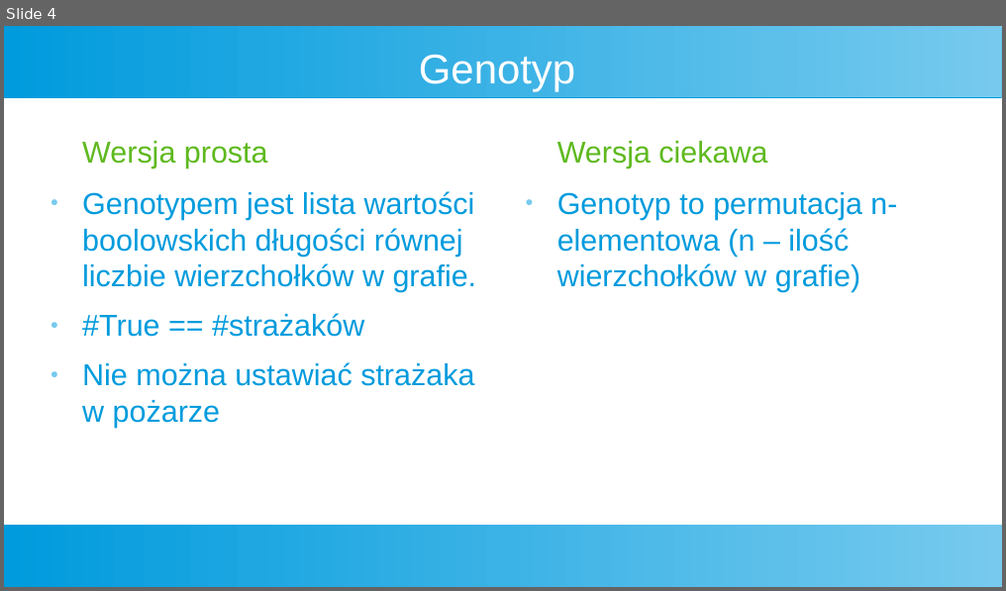
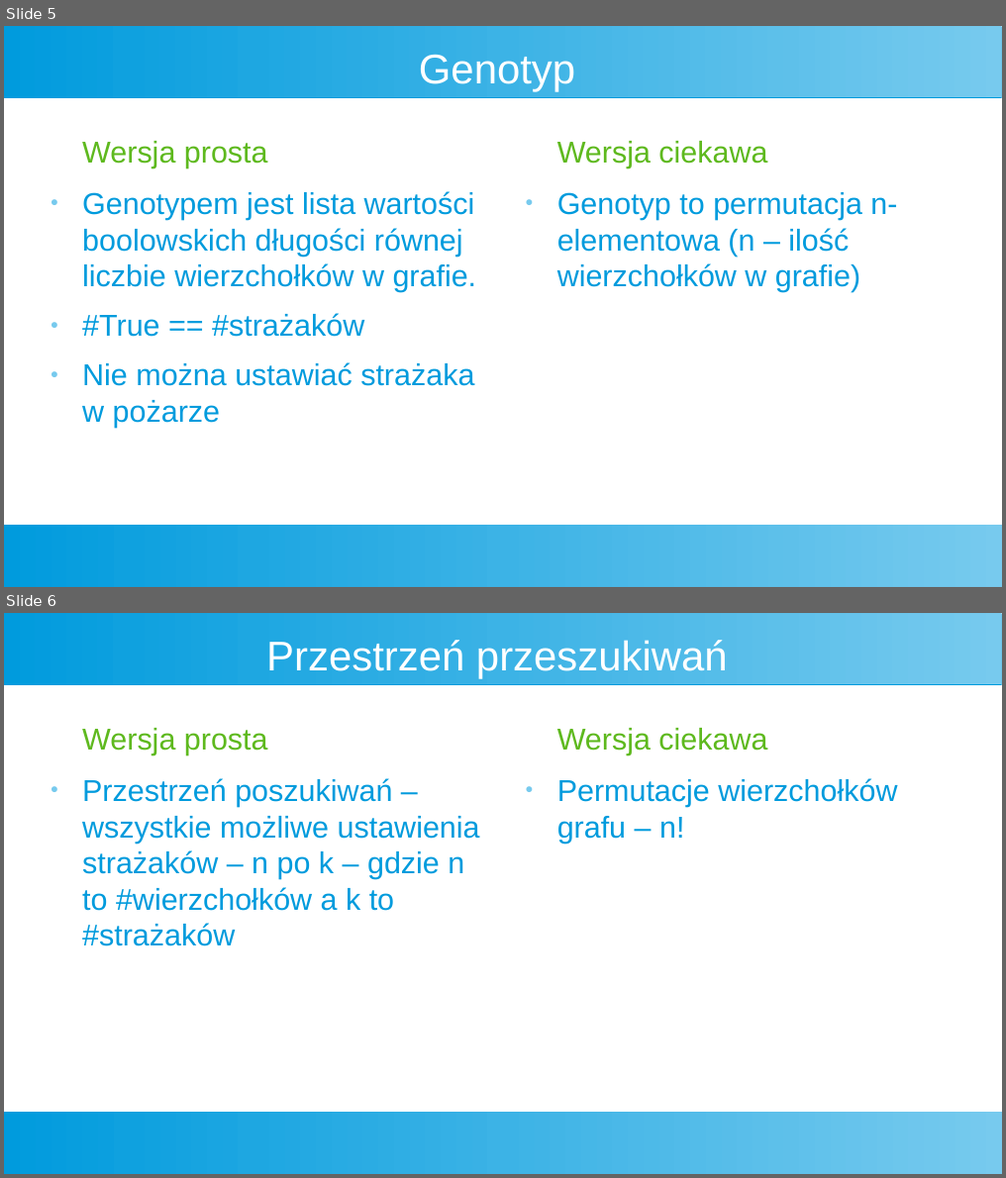
Before and after one commit to Kubapatoka/FiremanProblemEAProject, a slide deck: Prezentacja/Prez.odp. Shown one above the other, each under a label of ours: slide 4 before the commit, slides 5 and 6 after it. The pictures are 1006x591 and 1006x1178 pixels, drawn with LibreOffice and Linux fonts; fonts in the diff are those of the drawing. Boxes give left, top, right and bottom in pixels: in the first picture for what was removed or moved away, otherwise in the second. Text is boxed around its words. In the diff, an @@ line names an element or a change of style, - is before the commit and + after.

```diff
--- a/Prezentacja/Prez.odp
+++ b/Prezentacja/Prez.odp
@@ slide 6 added at [4, 613, 1002, 1174], background #FFFFFF; not listed: 2 template elements that a slide beside it also shows @@
@@ title added at [266, 640, 728, 679], 33 pt, text #FFFFFF @@
+Przestrzeń przeszukiwań
@@ text added at [82, 728, 268, 756], 24 pt, text #5EB91E @@
+Wersja prosta
@@ text added at [557, 728, 767, 756], 24 pt, text #5EB91E @@
+Wersja ciekawa
@@ text added at [82, 778, 480, 947], 24 pt, text #009BDD @@
+● Przestrzeń poszukiwań – wszystkie możliwe ustawienia strażaków – n po k – gdzie n to #wierzchołków a k to #strażaków
@@ text added at [557, 778, 897, 843], 24 pt, text #009BDD @@
+● Permutacje wierzchołków grafu – n!
@@ what was slide 4 is now slide 5 @@
```
Also in this commit, not shown: 5 other slides added, 2 other files.
